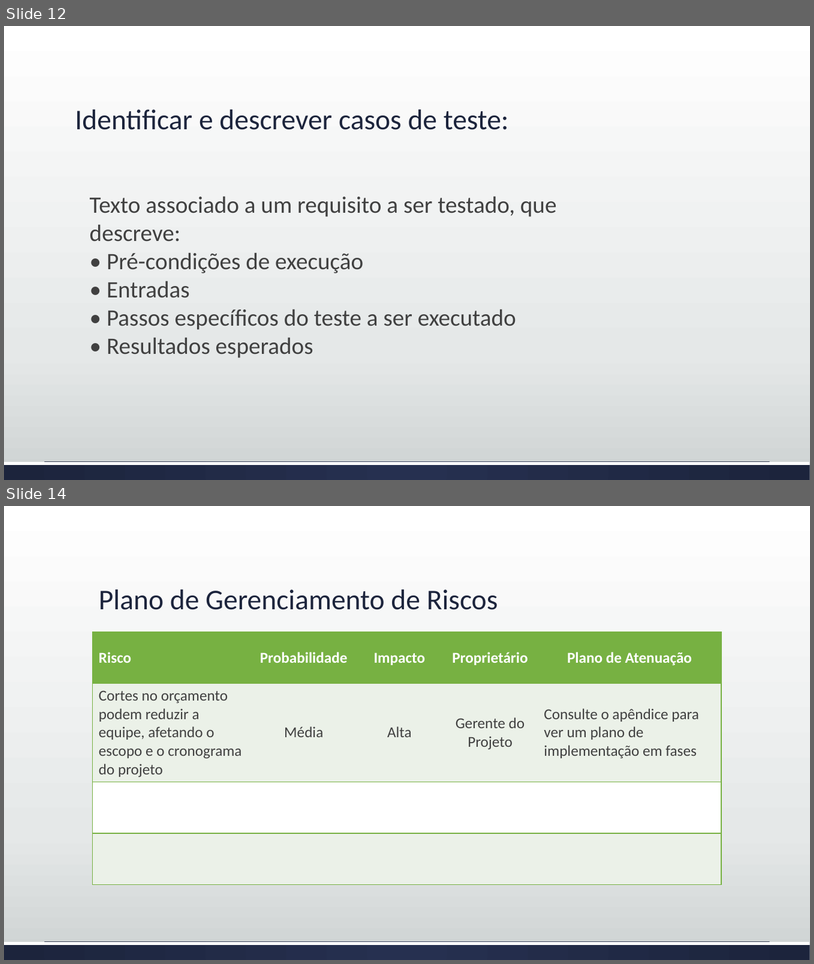
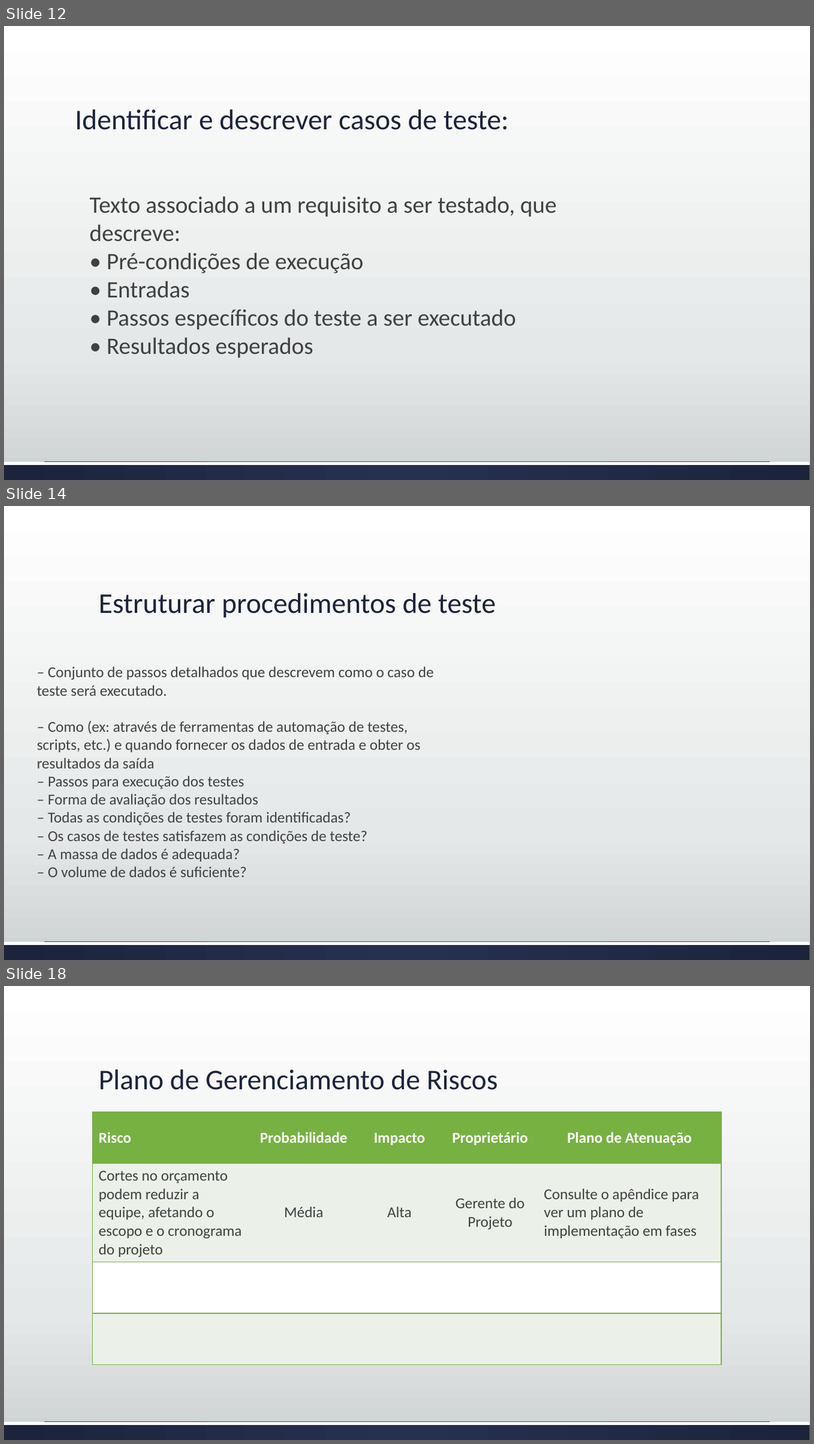
Before and after one commit to josimarpe/SIB, a slide deck: Requisitos/Plano de Projeto 1.pptx. Shown one above the other, each under a label of ours: slides 12 and 14 before the commit, slides 12, 14 and 18 after it; the slides between them are not shown. The pictures are 814x964 and 814x1444 pixels, drawn with LibreOffice and Linux fonts; fonts in the diff are those of the drawing. Boxes give left, top, right and bottom in pixels: in the first picture for what was removed or moved away, otherwise in the second. Text is boxed around its words. In the diff, an @@ line names an element or a change of style, - is before the commit and + after.

```diff
--- a/Requisitos/Plano de Projeto 1.pptx
+++ b/Requisitos/Plano de Projeto 1.pptx
@@ slide 14 added at bbox=[4, 506, 810, 960], background gradient #FFFFFF to #E5E8E8 to #CDD2D2; not listed: 2 template elements that a slide beside it also shows @@
@@ title added at bbox=[99, 593, 496, 618], 34 pt, text #1D243C @@
+Estruturar procedimentos de teste
@@ text added at bbox=[37, 666, 434, 877], 18 pt, text #404040 @@
+– Conjunto de passos detalhados que descrevem como o caso de
+teste será executado.
+– Como (ex: através de ferramentas de automação de testes,
+scripts, etc.) e quando fornecer os dados de entrada e obter os
+resultados da saída
+– Passos para execução dos testes
+– Forma de avaliação dos resultados
+– Todas as condições de testes foram identificadas?
+– Os casos de testes satisfazem as condições de teste?
+– A massa de dados é adequada?
+– O volume de dados é suficiente?
@@ what was slide 14 is now slide 18 @@
```
Also in this commit, not shown: 1 slide changed, 3 other slides added, 1 slide removed.
